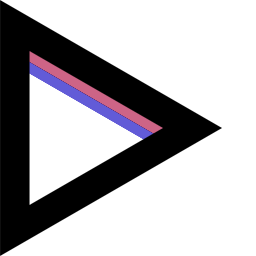
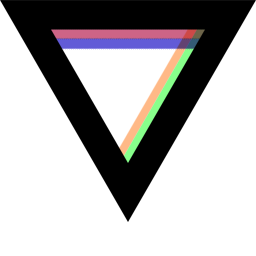
Revision of a layered 256px x 256px image; what changed, layer by layer:
added group "ArrowD" with 6 layers above "ArrowL" over 0, 0, 256, 222
added layer "Layer 3 copy" (1st of 2, in "ArrowD") (multiply) in group "ArrowD" over 106, 16, 202, 175
added layer "Layer 2" (1st of 2, in "ArrowD") (multiply) in group "ArrowD" over 113, 20, 209, 179
added group "Group 1 copy" (1st of 2, in "ArrowD") with 2 layers in group "ArrowD" over 21, 27, 218, 50
added layer "Layer 1 copy" (1st of 3, in "ArrowD" › "Group 1 copy") (multiply) in group "Group 1 copy" over 21, 37, 211, 50
added layer "Layer 1" (1st of 3, in "ArrowD" › "Group 1 copy") (multiply) in group "Group 1 copy" over 46, 27, 218, 40
added layer "Triangle 1 copy" (1st of 2, in "ArrowD") in group "ArrowD" over 0, 0, 256, 222
hid group "ArrowR" (4 layers) over 0, 0, 222, 256
